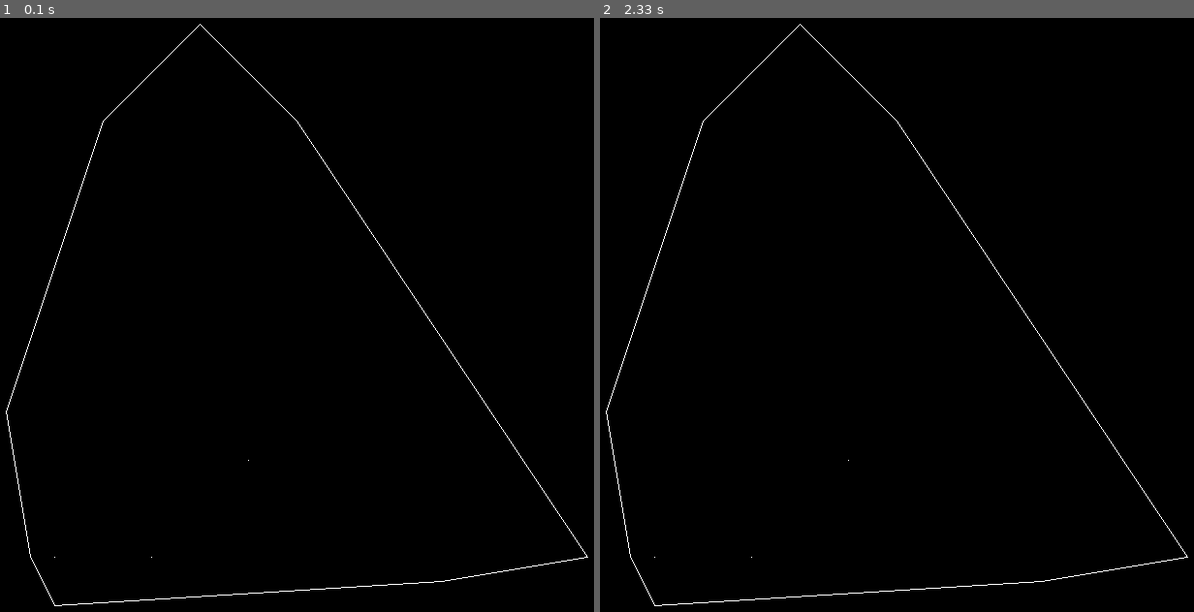
Above: before the commit, frames 1-2 (left to right).
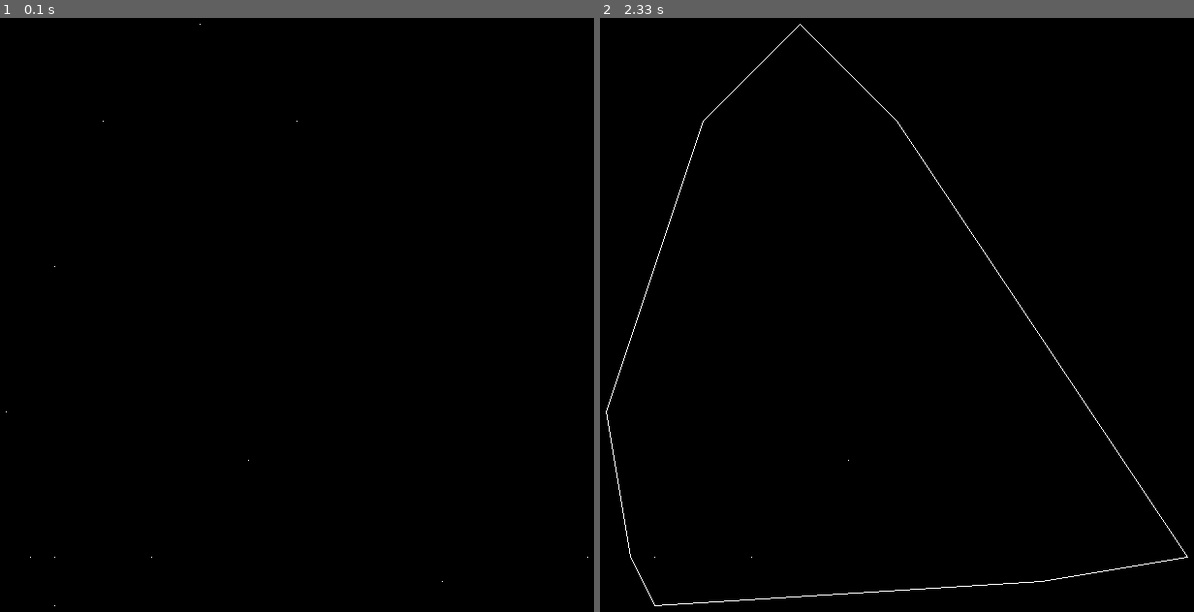
Above: after the commit, the same moments.

Repository: wallermatt/exercises
Game: pygame game, started from rubber_band.py
Same seed, same stepped clock (60 frames per second), same inputs: the game is played once before the commit and once after it.
Inputs:
- Up to frame 1 (0.1 s): no input
- Up to frame 2 (2.33 s): no input

The runs differ from the first frame. In frame 1, 0.5% of the frame differs, in the area x 0-99%, y 1-100%; in frame 2, nothing differs.

Commit message:
display wait

Diff:
--- a/rubber_band.py
+++ b/rubber_band.py
@@ -7,7 +7,7 @@
 6. draw line from lowest point to leftmost point.
 
 '''
-
+import time
 import pygame
 
 POINTS = [
@@ -132,6 +132,10 @@
     #from_p = [outer_points["left"], outer_points["top"], outer_points["right"], outer_points["bottom"]]
     to_p = from_p[1:] + [from_p[0]]
 
+    pygame.display.update()
+
+    time.sleep(2)
+
     #import ipdb; ipdb.set_trace()
 
     for i, p in enumerate(from_p):
